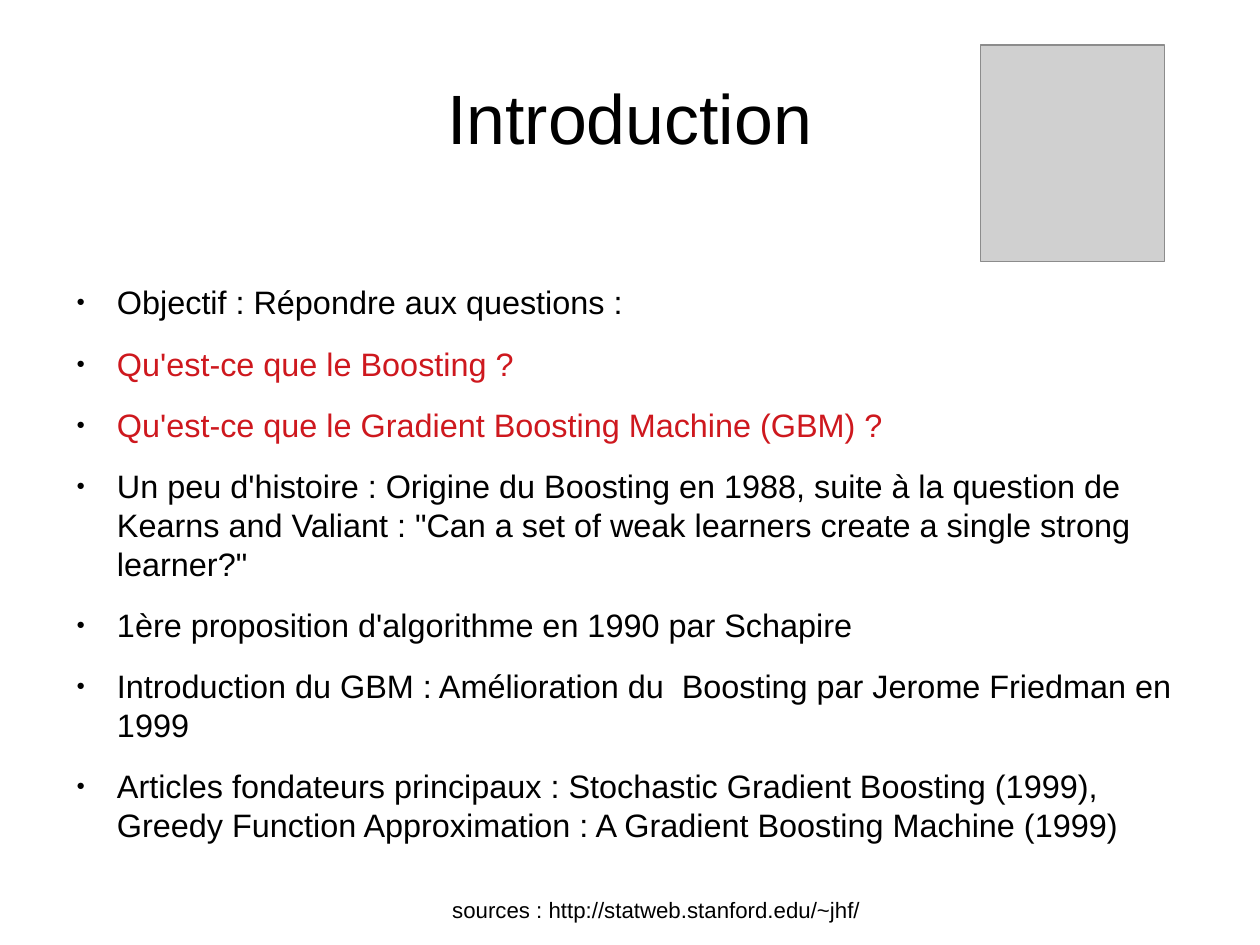
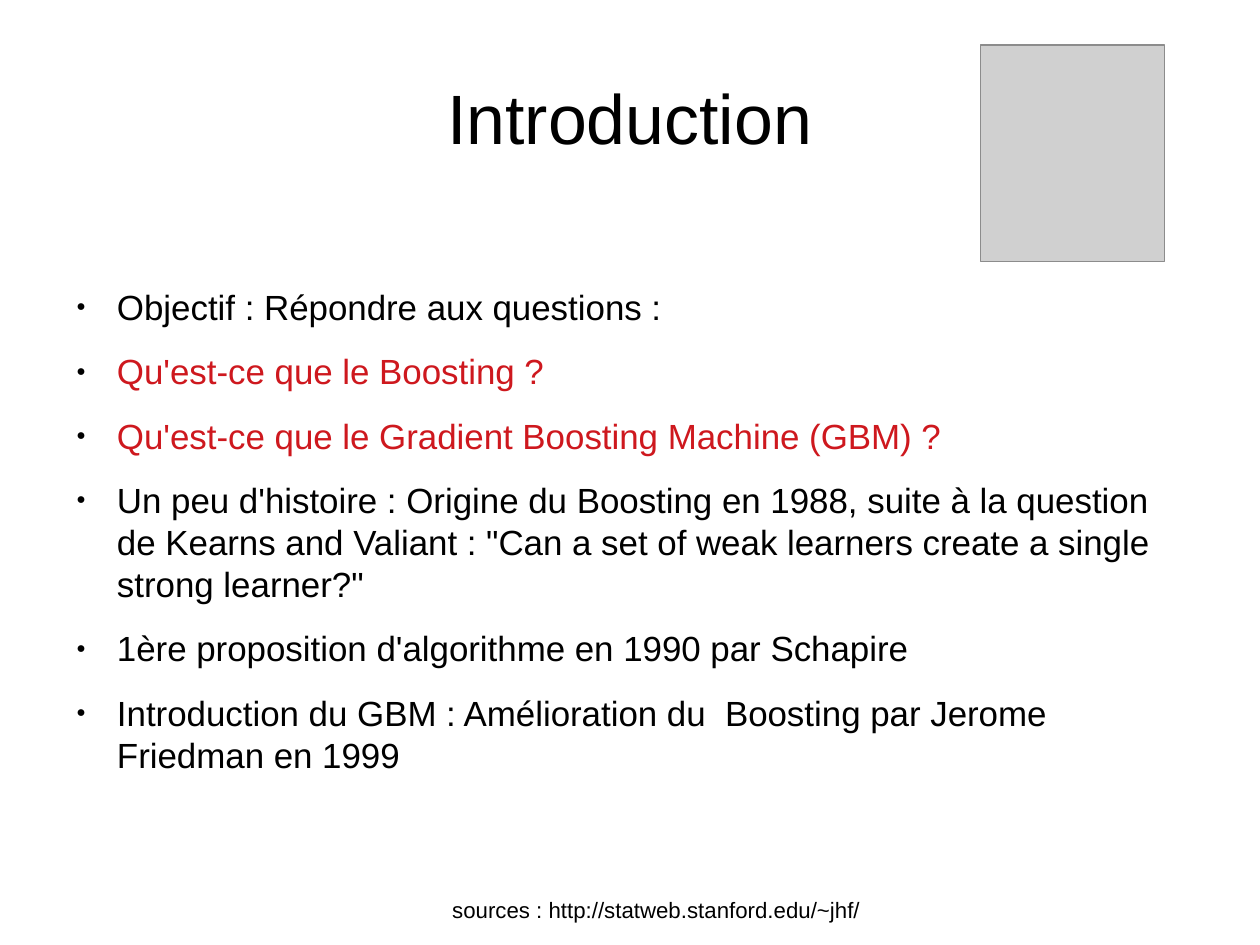
Before and after one commit to kad15/GBM, a slide deck: slide 3 of GBM_V0.odp. Drawn at 1260x945 pixels with LibreOffice and Linux fonts; fonts in the diff are those of the drawing; grey boxes stand for pictures; background and template pictures are left out. Boxes give left, top, right and bottom in pixels: in the first picture for what was removed or moved away, otherwise in the second. Text is boxed around its words. In the diff, an @@ line names an element or a change of style, - is before the commit and + after.

Commit message:
kad : GBM_V0.odp version 0

```diff
--- a/GBM_V0.odp
+++ b/GBM_V0.odp
@@ text "Objectif : Répondre aux questions ..." at <box>117,294,1149,769</box>: size 20.4 to 22 pt @@
@@ text at <box>117,774,1118,843</box>: paragraph removed @@
-● Articles fondateurs principaux : Stochastic Gradient Boosting (1999), Greedy Function Approximation : A Gradient Boosting Machine (1999)
```
Also in this commit, not shown: 1 slide added.
